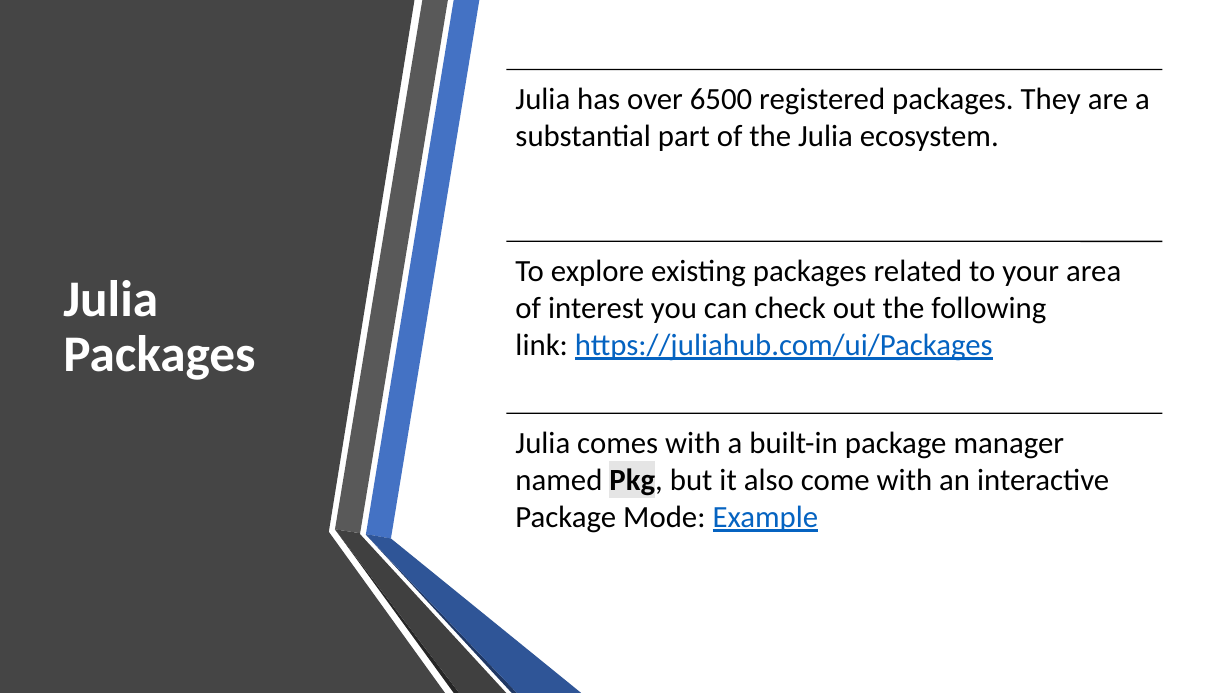
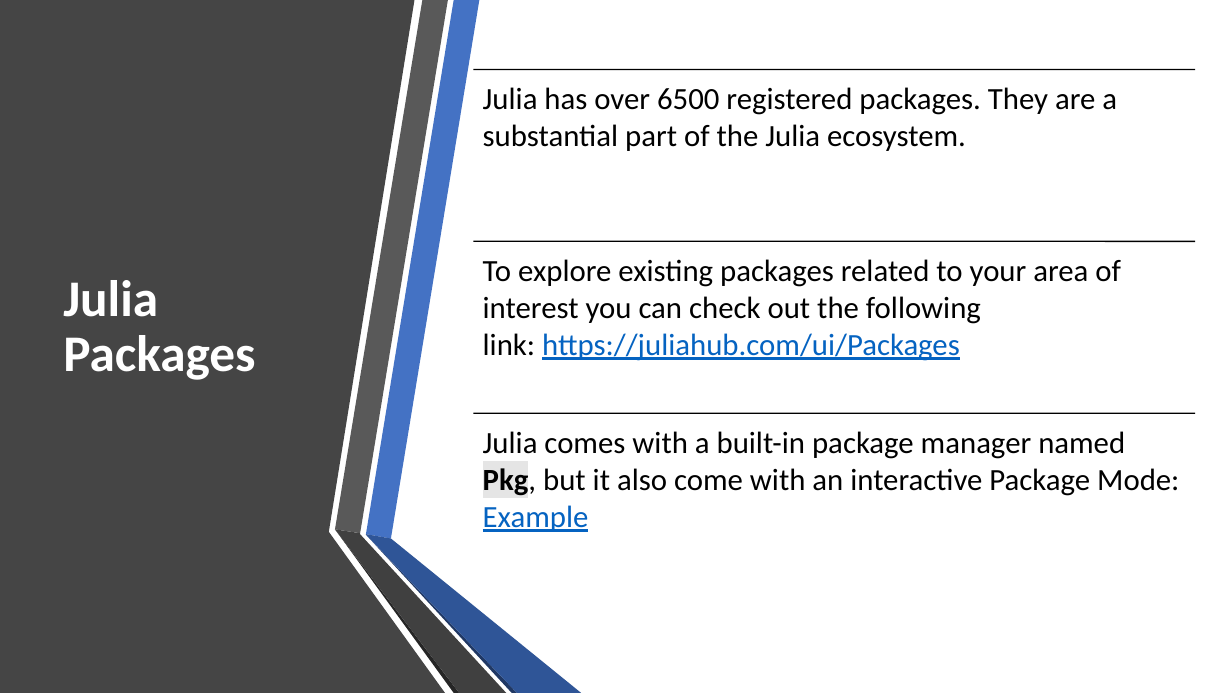
Before and after one commit to senresearch/julia-intro-docs, a slide deck: slide 13 of notebooks/KeyfeaturesOverview2021.pptx (slide 14 before the commit). Drawn at 1232x693 pixels with LibreOffice and Linux fonts; fonts in the diff are those of the drawing. Boxes give left, top, right and bottom in pixels: in the first picture for what was removed or moved away, otherwise in the second. Text is boxed around its words. In the diff, an @@ line names an element or a change of style, - is before the commit and + after.

Commit message:
update ppt

```diff
--- a/notebooks/KeyfeaturesOverview2021.pptx
+++ b/notebooks/KeyfeaturesOverview2021.pptx
@@ text "Julia has over 6500 registered ...": place and size @@
-text "Julia has over 6500 registered ..." at box(515, 87, 1150, 151)
+text "Julia has over 6500 registered ..." at box(483, 87, 1117, 151)
@@ line moved from (506, 69) - (1163, 69) to (473, 69) - (1195, 69) @@
@@ text "To explore existing packages related ..." rewrapped from box(515, 259, 1121, 361) to box(483, 259, 1121, 361) @@
@@ line moved from (506, 241) - (1163, 241) to (473, 241) - (1195, 241) @@
@@ text "Julia comes with a built-in ..." rewrapped from box(515, 431, 1109, 533) to box(483, 431, 1179, 532) @@
@@ line moved from (506, 413) - (1163, 413) to (473, 413) - (1195, 413) @@
```
Also in this commit, not shown: 1 slide removed.
